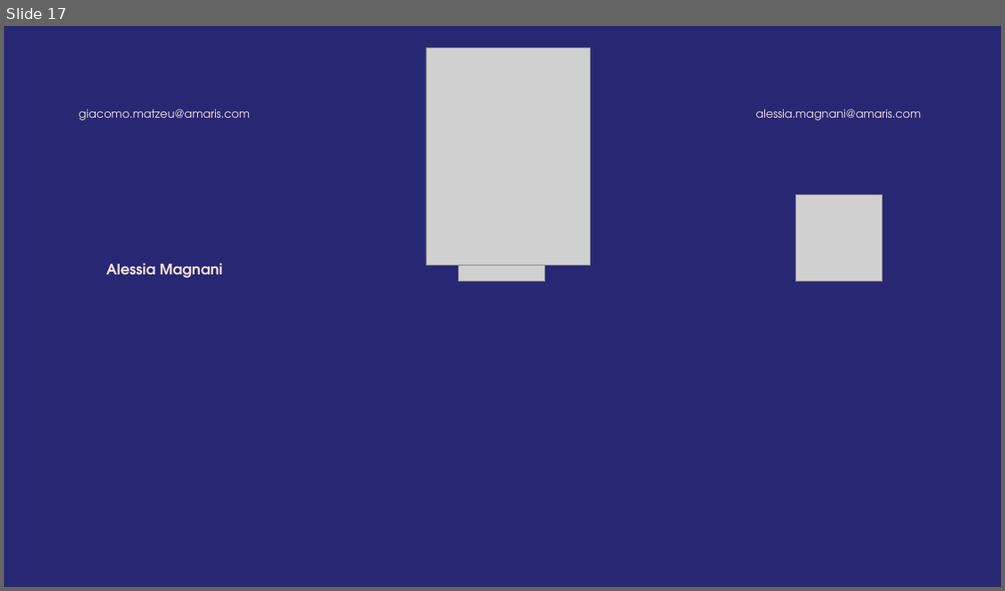
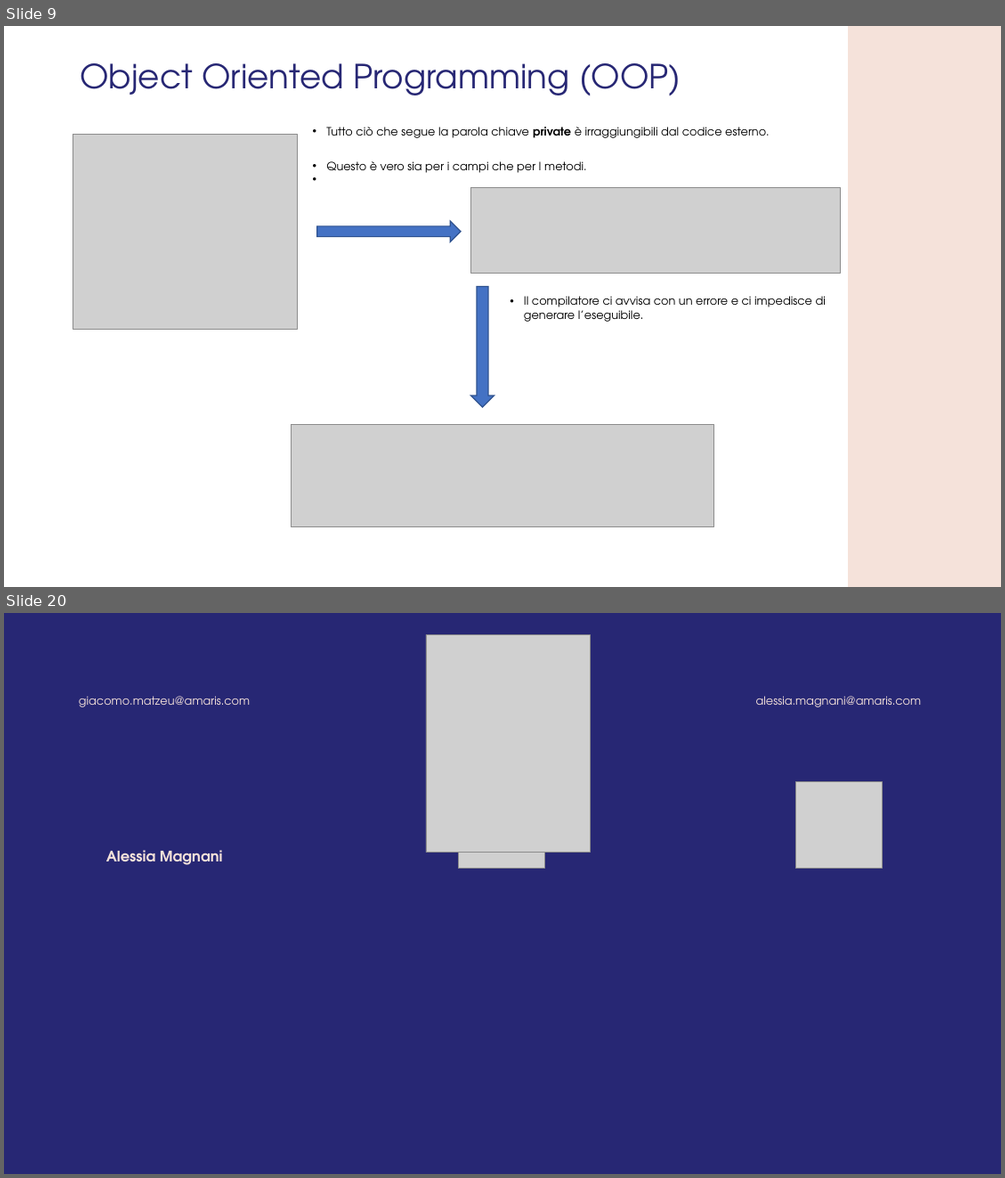
Before and after one commit to GMATZEU42/WS, a slide deck: WS03/WS_3.odp. Shown one above the other, each under a label of ours: slide 17 before the commit, slides 9 and 20 after it; the slides between them are not shown. The pictures are 1005x591 and 1005x1178 pixels, drawn with LibreOffice and Linux fonts; fonts in the diff are those of the drawing; grey boxes stand for pictures; background and template pictures are left out. Boxes give left, top, right and bottom in pixels: in the first picture for what was removed or moved away, otherwise in the second. Text is boxed around its words. In the diff, an @@ line names an element or a change of style, - is before the commit and + after.

```diff
--- a/WS03/WS_3.odp
+++ b/WS03/WS_3.odp
@@ slide 9 added at (4,26,1001,587), background #FFFFFF @@
@@ freeform shape added at (848,26,1001,587), fill #F5E2DA @@
@@ title added at (80,63,681,95), 32 pt, text #272774 @@
+Object Oriented Programming (OOP)
@@ text added at (326,127,769,173), 11 pt, text #000000 @@
+• Tutto ciò che segue la parola chiave private è irraggiungibili dal codice esterno.
+• Questo è vero sia per i campi che per I metodi.
@@ picture added at (73,135,298,329) @@
@@ picture added at (471,187,840,273) @@
@@ freeform shape added at (317,221,461,242), fill #4472C4, outline #2F528F 0.99 pt @@
@@ freeform shape added at (471,286,494,407), fill #4472C4, outline #2F528F 0.99 pt @@
@@ text added at (524,296,825,321), 11 pt, text #000000 @@
+• Il compilatore ci avvisa con un errore e ci impedisce di generare l’eseguibile.
@@ picture added at (291,425,713,528) @@
@@ what was slide 17 is now slide 20 @@
```
Also in this commit, not shown: 16 other slides added, 14 slides removed, 44 other files.
